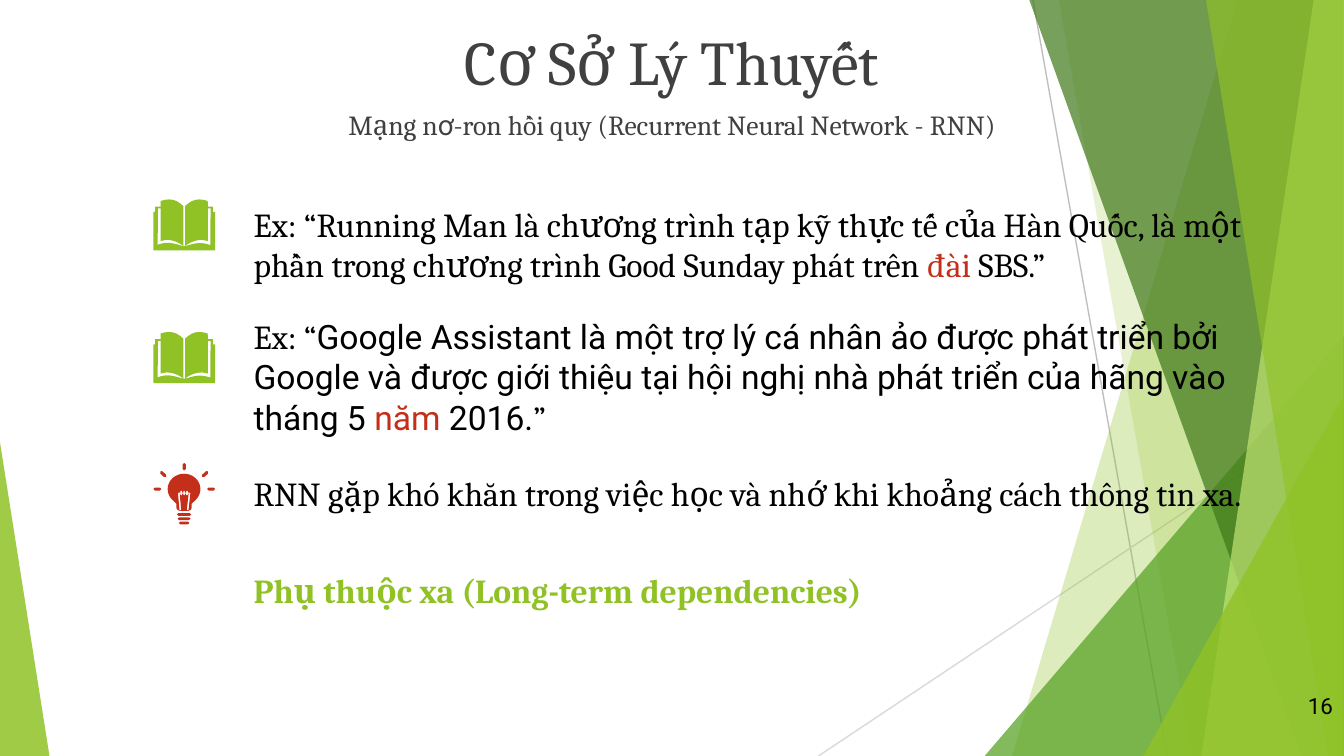
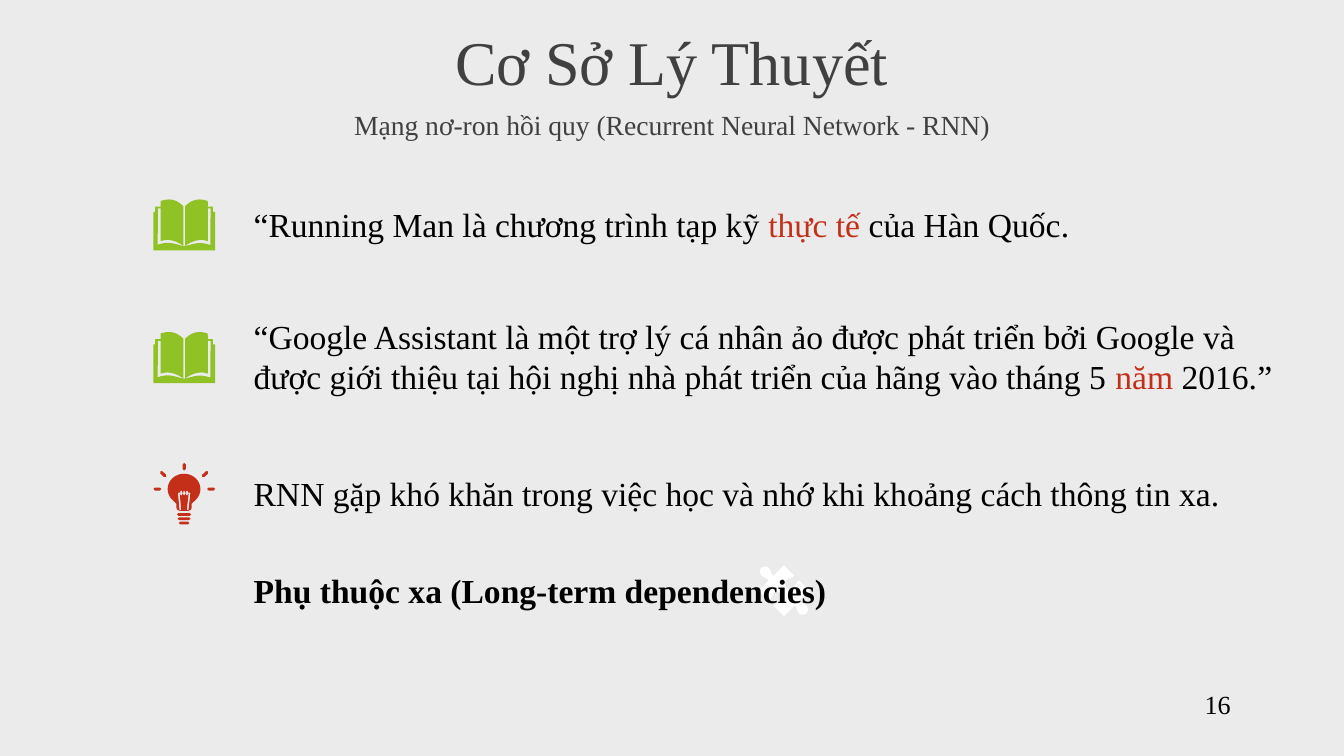
Before and after one commit to vanvibig/BaoCaoLuanVan, a slide deck: slide 16 of LVTN_Vi.pptx. Drawn at 1344x756 pixels with LibreOffice and Linux fonts; fonts in the diff are those of the drawing. Boxes give left, top, right and bottom in pixels: in the first picture for what was removed or moved away, otherwise in the second. Text is boxed around its words. In the diff, an @@ line names an element or a change of style, - is before the commit and + after.

```diff
--- a/LVTN_Vi.pptx
+++ b/LVTN_Vi.pptx
@@ background #FFFFFF to #EBEBEB @@
@@ text "Cơ Sở Lý Thuyết" at [455, 40, 888, 97]: font Cambria to Times New Roman @@
@@ text "Mạng nơ-ron hồi quy (Recurrent ..." at [354, 115, 989, 140]: font Cambria to Times New Roman; font Roboto to Times New Roman in "nơ-ron" @@
@@ text at [254, 212, 1069, 244]: text changed; font Cambria to Times New Roman @@
-Ex: “Running Man là chương trình tạp kỹ thực tế của Hàn Quốc, là một phần trong chương trình Good Sunday phát trên đài SBS.”
+“Running Man là chương trình tạp kỹ thực tế của Hàn Quốc.
@@ text at [254, 324, 1273, 396]: text changed; font Roboto to Times New Roman @@
-Ex: “Google Assistant là một trợ lý cá nhân ảo được phát triển bởi Google và được giới thiệu tại hội nghị nhà phát triển của hãng vào tháng 5 năm 2016.”
+“Google Assistant là một trợ lý cá nhân ảo được phát triển bởi Google và được giới thiệu tại hội nghị nhà phát triển của hãng vào tháng 5 năm 2016.”
@@ group removed at [0, 0, 1344, 756]: 5 freeform shapes, 3 triangles, 2 lines @@
@@ text "RNN gặp khó khăn trong ..." at [254, 482, 1219, 513]: font Cambria to Times New Roman @@
@@ text "Phụ thuộc xa (Long-term dependencies)" at [254, 579, 826, 610]: font Cambria to Times New Roman, text colour #90C226 to #000000 @@
@@ page number: place and size @@
-page number at [1308, 698, 1333, 714]
+page number at [1205, 696, 1231, 715]
@@ page number at [1205, 696, 1231, 715]: size 12 to 14 pt, font Roboto to Times New Roman @@
```
Also in this commit, not shown: 35 other slides changed, 2 slides added, 1 slide removed, 1 other file.
